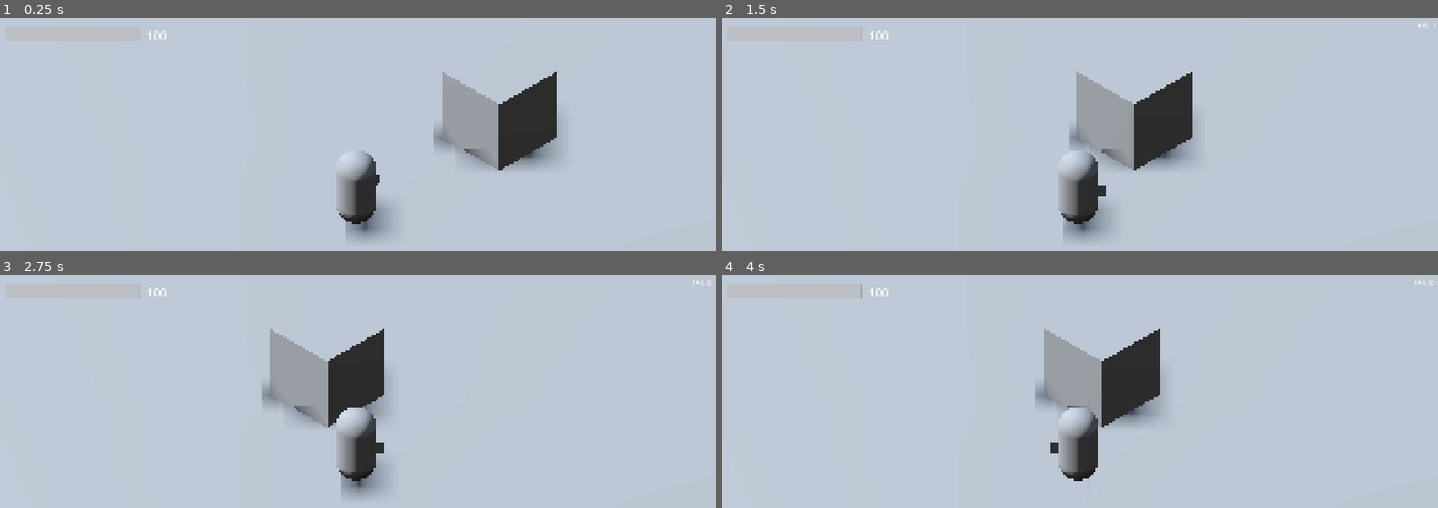
Above: before the commit, frames 1-4 (two rows, left to right).
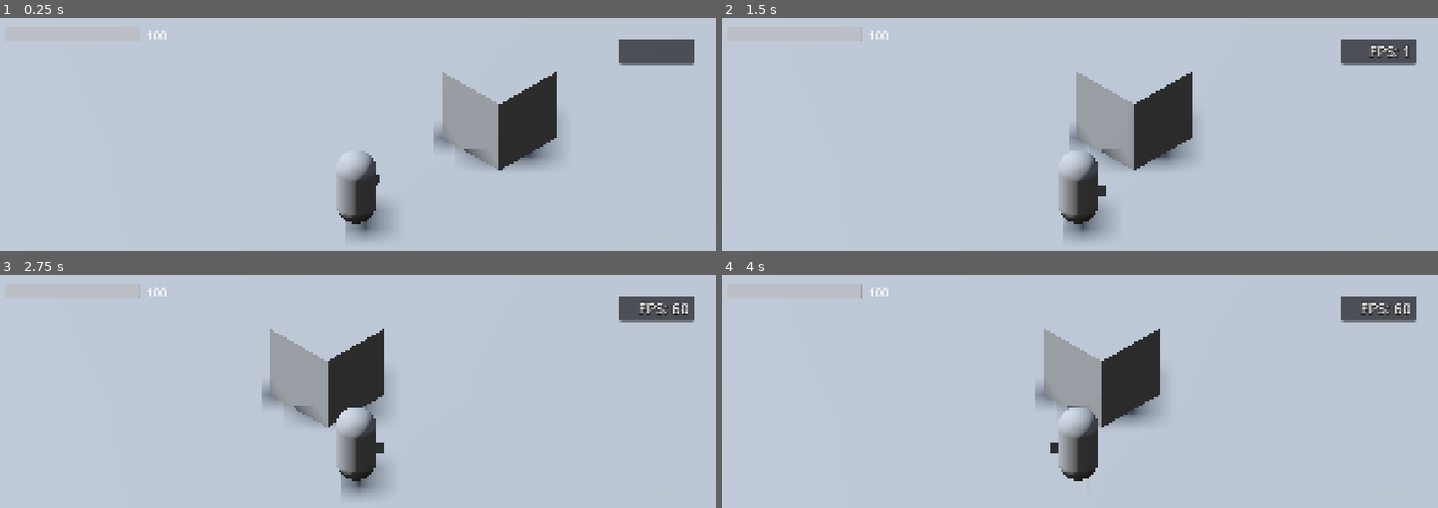
Above: after the commit, the same moments.

Repository: davidanayadev/Craft-ciruits
Game: Godot game, scene res://scenes/main.tscn
Two runs of this game, one before a commit and one after it. Both use one fixed random seed, a clock stepped at 60 frames per second and the inputs below.
Inputs (mouse positions are in pixels of both pictures, inside the frame that each line leads up to):
- Up to frame 1 (0.25 s): no input
- Up to frame 2 (1.5 s): tap Enter at 0.5 s; move the mouse to (1237, 199) at 0.52 s; hold D (move_right) 0.53-1.25 s; tap Space (attack) at 0.6 s; click (1237, 199) at 0.67 s; drag from (936, 239) to (outside the picture) at 1.27 s
- Up to frame 3 (2.75 s): tap Space (attack) at 2 s; move the mouse to (429, 386) at 2.02 s; hold D (move_right) from 2.03 s (still down); tap Tab (open_storage) at 2.1 s
- Up to frame 4 (4 s): release D (move_right) at 2.75 s; drag from (outside the picture) to (865, 417) at 2.77 s; tap Enter at 3.5 s; move the mouse to (outside the picture) at 3.52 s; hold A (move_left) from 3.53 s (still down); tap Q (use_consumable) at 3.6 s

The runs differ from the first frame. In frame 1, 1.2% of the frame differs, in the area x 86-97%, y 9-21%; in frame 2, 1.2%; in frame 3, 1.2%; in frame 4, 1.2%.

Commit message:
fix(ui): enlarge the debug FPS counter (spec 003)
The counter was too small to read on the phone in landscape. It now uses a 40 px font with an outline on a dark panel, moved away from the screen corner. Debug builds only.

Co-Authored-By: Claude Sonnet 5.5 <noreply@anthropic.com>

Diff:
--- a/game/scenes/ui/debug_hud.tscn
+++ b/game/scenes/ui/debug_hud.tscn
@@ -1,6 +1,23 @@
-[gd_scene load_steps=2 format=3]
+[gd_scene load_steps=4 format=3]
 
 [ext_resource type="Script" path="res://scenes/ui/debug_hud.gd" id="1_hud"]
+
+[sub_resource type="LabelSettings" id="fps_label_settings"]
+font_size = 40
+font_color = Color(1, 1, 1, 1)
+outline_size = 8
+outline_color = Color(0, 0, 0, 1)
+
+[sub_resource type="StyleBoxFlat" id="fps_panel"]
+bg_color = Color(0, 0, 0, 0.6)
+corner_radius_top_left = 8
+corner_radius_top_right = 8
+corner_radius_bottom_right = 8
+corner_radius_bottom_left = 8
+content_margin_left = 16.0
+content_margin_top = 6.0
+content_margin_right = 16.0
+content_margin_bottom = 6.0
 
 [node name="DebugHud" type="CanvasLayer"]
 layer = 10
@@ -10,11 +27,15 @@
 unique_name_in_owner = true
 anchor_left = 1.0
 anchor_right = 1.0
-offset_left = -160.0
-offset_top = 8.0
-offset_right = -8.0
-offset_bottom = 34.0
+offset_left = -260.0
+offset_top = 56.0
+offset_right = -56.0
+offset_bottom = 124.0
+grow_horizontal = 0
+theme_override_styles/normal = SubResource("fps_panel")
 horizontal_alignment = 2
+vertical_alignment = 1
+label_settings = SubResource("fps_label_settings")
 
 [node name="Refresh" type="Timer" parent="."]
 unique_name_in_owner = true
